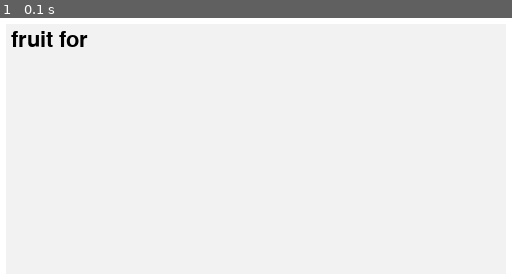
Above: before the commit, frame 1.
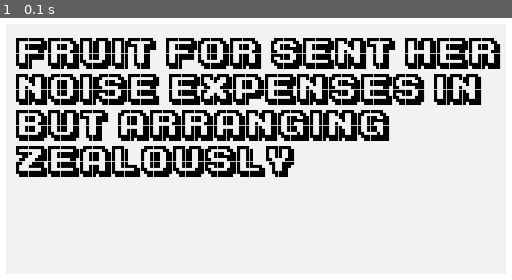
Above: after the commit, the same moment.

Repository: emmyan99/LearningPyGame
Game: pygame game, started from typosaurus.py
Two runs of this game, one before a commit and one after it. Both use one fixed random seed, a clock stepped at 60 frames per second and the inputs below.
Inputs:
- Up to frame 1 (0.1 s): no input

The runs differ from the first frame. In frame 1, 23% of the frame differs, in the area x 2-98%, y 4-61%.

Commit message:
broken highlighting, cool font B-)

Diff:
--- a/typosaurus.py
+++ b/typosaurus.py
@@ -3,24 +3,26 @@
 import sys
 import random
 
-#TODO: more words and text wrapping
+#TODO!!!!!!!: fix highlighting of correctly typed charactesr, indexing
+#TODO: text wrapping
 #TODO: wpm count
-#TODO: colour each char once pressed instead of deleting off screen
+#TODO: leaderboard? menu screen?
 
 
 # pygame setup
 SCREEN_WIDTH = 600
 SCREEN_HEIGHT = 500
+INPUT_WIDTH = 500
+INPUT_HEIGHT = 250
 pygame.init()
 clock = pygame.time.Clock()
 screen = pygame.display.set_mode([SCREEN_WIDTH, SCREEN_HEIGHT])
-#dt = 0
 
 #font for user typed text
-base_font = pygame.font.Font(None, 32)
+base_font = pygame.font.Font("ka1.ttf", 32)
 user_text = ''
 
-input_rect = pygame.Rect(50, 100, 500, 250)
+input_rect = pygame.Rect(50, 100, INPUT_WIDTH, INPUT_HEIGHT)
 
 color_active = pygame.Color('gray90')
 color_passive = pygame.Color('gray95')
@@ -34,17 +36,38 @@
 indexes = []
 running = True
 pickwords = True
-while running:
+
 
     # pick 10 random words from allwords
-    while pickwords:
-        words = random.sample(allwords, k=2)
-        pickwords = False
-        words = ' '.join(words)
-        wordsToDisplay = words
-        print(words)
+while pickwords:
+    words = random.sample(allwords, k=10)
+    pickwords = False
+    words = ' '.join(words)
+    wordsToDisplay = words
+    print(words)
+
+#wordsToDisplay, INPUT_WIDTH
+def wrap_text(text, max_width, font):
+    lines = []
+    words = text.split(' ') #["apple", "banana", "cherry"]
+    current_line = ""
+
+    for word in words: #"apple"
+        test_line = current_line + word + ' ' #"apple "
+        if font.size(test_line)[0] <= max_width: #if line fits within box
+            current_line = test_line # add word
+        else:
+            lines.append(current_line) # append line
+            current_line = word + ' '
+
+    if current_line: # remaining words
+        lines.append(current_line)
+
+    return lines
 
 
+
+while running:
 
     # poll for events
     # pygame.QUIT event means the user clicked X to close your window
@@ -70,7 +93,6 @@
                         print("correct")
                         indexes.append(indexCounter)
                         indexCounter += 1
-                        print(indexes)
                     elif " " == words[0]:
                         if event.key == pygame.K_SPACE:
                             words = words[1:]
@@ -99,19 +121,24 @@
     # draw input rectangle
     pygame.draw.rect(screen, color, input_rect)
 
-    x_position = input_rect.x+5
-    y_position = input_rect.y+5
+    #x_position = input_rect.x+10
+    y_position = input_rect.y+10
 
-    for i, char in enumerate(wordsToDisplay):
-        if not i in indexes:
-            text_surface = base_font.render(char, True, ("Black"))
-        else:
-            text_surface = base_font.render(char, True, ("Red"))
+    wrapped_lines = wrap_text(wordsToDisplay, INPUT_WIDTH-10, base_font)
+    for line in wrapped_lines:
+        x_position = input_rect.x + 10 # reset x position for each new line
+
+        for i, char in enumerate(line):
+            if i in indexes:
+                text_surface = base_font.render(char, True, ("Red"))
+            else:
+                text_surface = base_font.render(char, True, ("Black"))
 
 
-        # render at position stated in arguments
-        screen.blit(text_surface, (x_position, y_position))
-        x_position += text_surface.get_width()
+            # render at position stated in arguments
+            screen.blit(text_surface, (x_position, y_position))
+            x_position += text_surface.get_width()  # Move x position to the right
+        y_position += base_font.get_height()  # Move down to the next line
 
 
     # set width of textfield so that text cannot get
Binary file added: ka1.ttf
